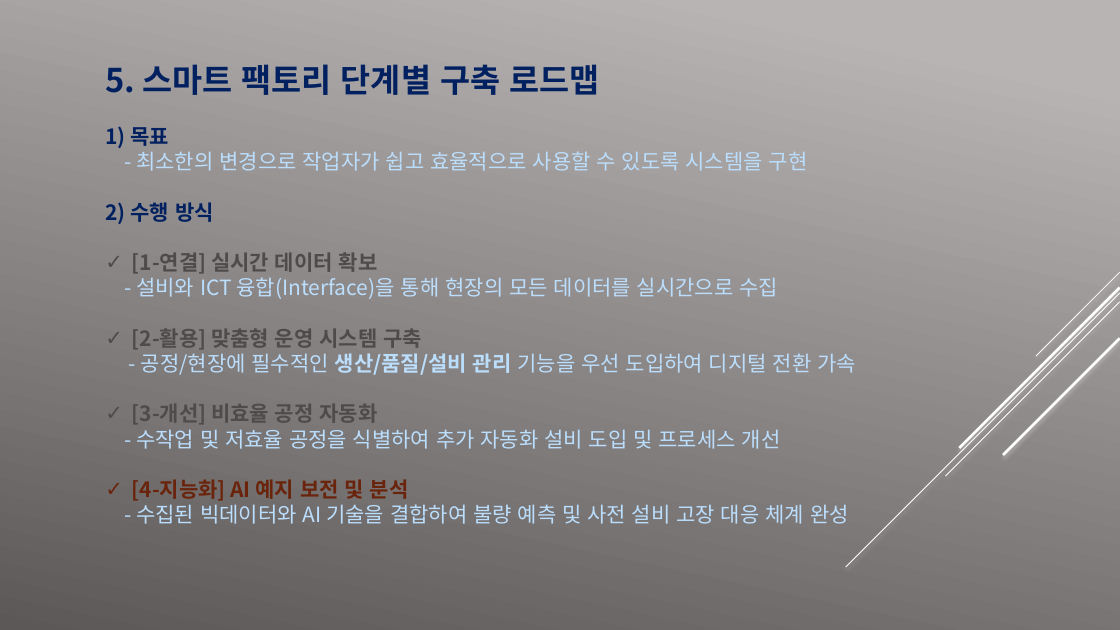
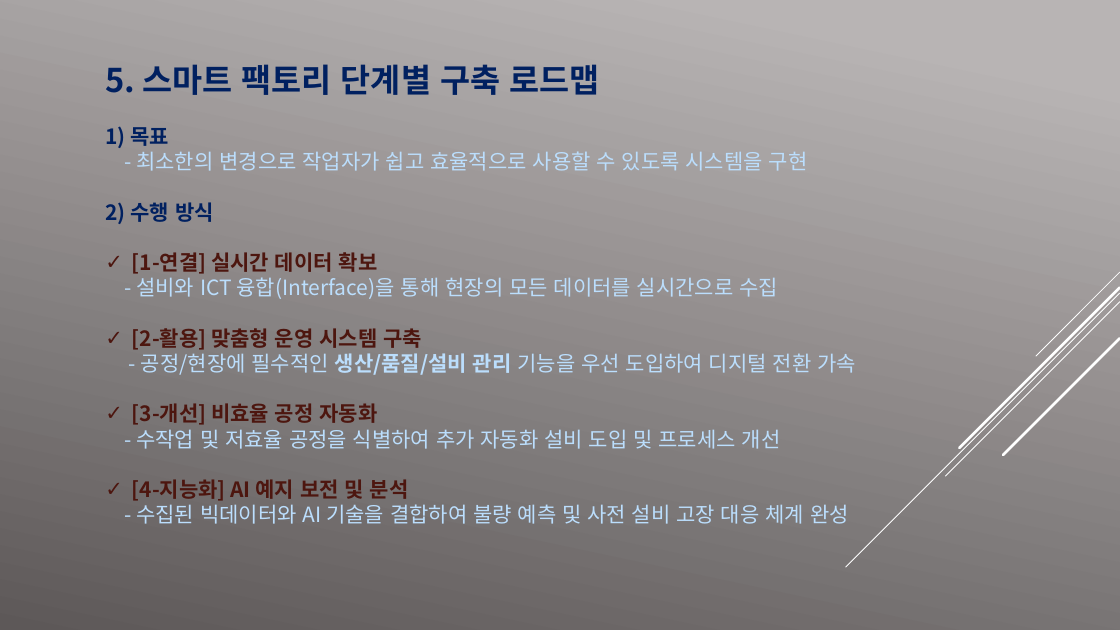
Before and after one commit to easyfw/HK_SmartFactory_Plan, a slide deck: slide 8 of (주)형경산업_스마트 팩토리 개발 및 구현.pptx. Drawn at 1120x630 pixels with LibreOffice and Linux fonts; fonts in the diff are those of the drawing; background and template pictures are left out. Boxes give left, top, right and bottom in pixels: in the first picture for what was removed or moved away, otherwise in the second. Text is boxed around its words. In the diff, an @@ line names an element or a change of style, - is before the commit and + after.

```diff
--- a/(주)형경산업_스마트 팩토리 개발 및 구현.pptx
+++ b/(주)형경산업_스마트 팩토리 개발 및 구현.pptx
@@ text at (x1=132, y1=252, x2=422, y2=501): text colour #4F4B4B to #4E1710 in "[1-연결] 실시간 데이터 확보", "[2-활용] 맞춤형 운영 시스템 구축", "[3-개선] 비효율 공정 자동화"; text colour #69240C to #4E1710 in "[4-지능화] AI 예지 보전 및 분석" @@
```
Also in this commit, not shown: 6 other slides changed.
